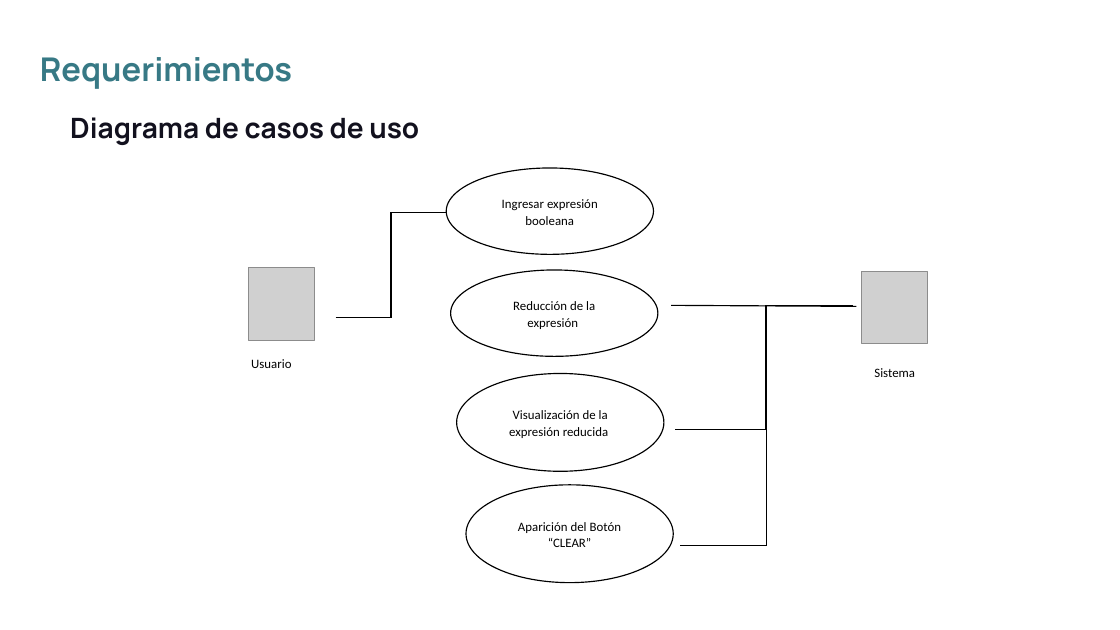
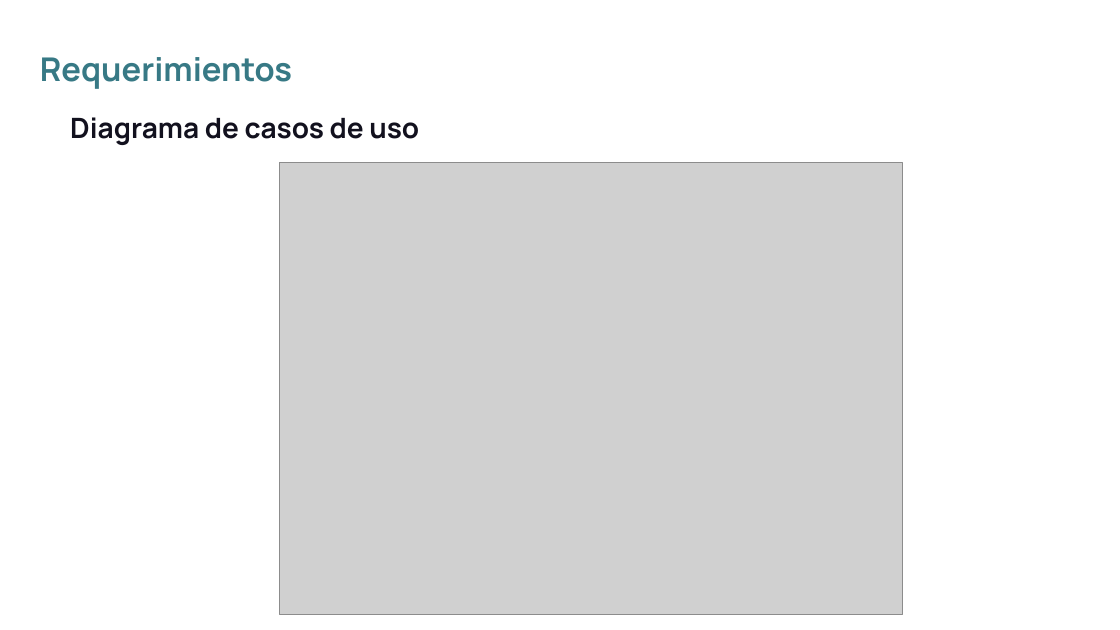
Before and after one commit to OutatimeSoftware/TOBARA, a slide deck: slide 9 of ProjectTOBARA.pptx. Drawn at 1120x630 pixels with LibreOffice and Linux fonts; fonts in the diff are those of the drawing; grey boxes stand for pictures. Boxes give left, top, right and bottom in pixels: in the first picture for what was removed or moved away, otherwise in the second. Text is boxed around its words. In the diff, an @@ line names an element or a change of style, - is before the commit and + after.

```diff
--- a/ProjectTOBARA.pptx
+++ b/ProjectTOBARA.pptx
@@ picture added at bbox=[280, 162, 902, 615] @@
@@ group removed at bbox=[249, 168, 928, 582]: 4 ellipses, 3 elbow lines, 2 texts, 2 pictures, 1 line @@
-Ingresar expresión booleana
-Reducción de la expresión
-Usuario
-Visualización de la expresión reducida
-Sistema
-Aparición del Botón “CLEAR”
```
Also in this commit, not shown: 2 other files.
